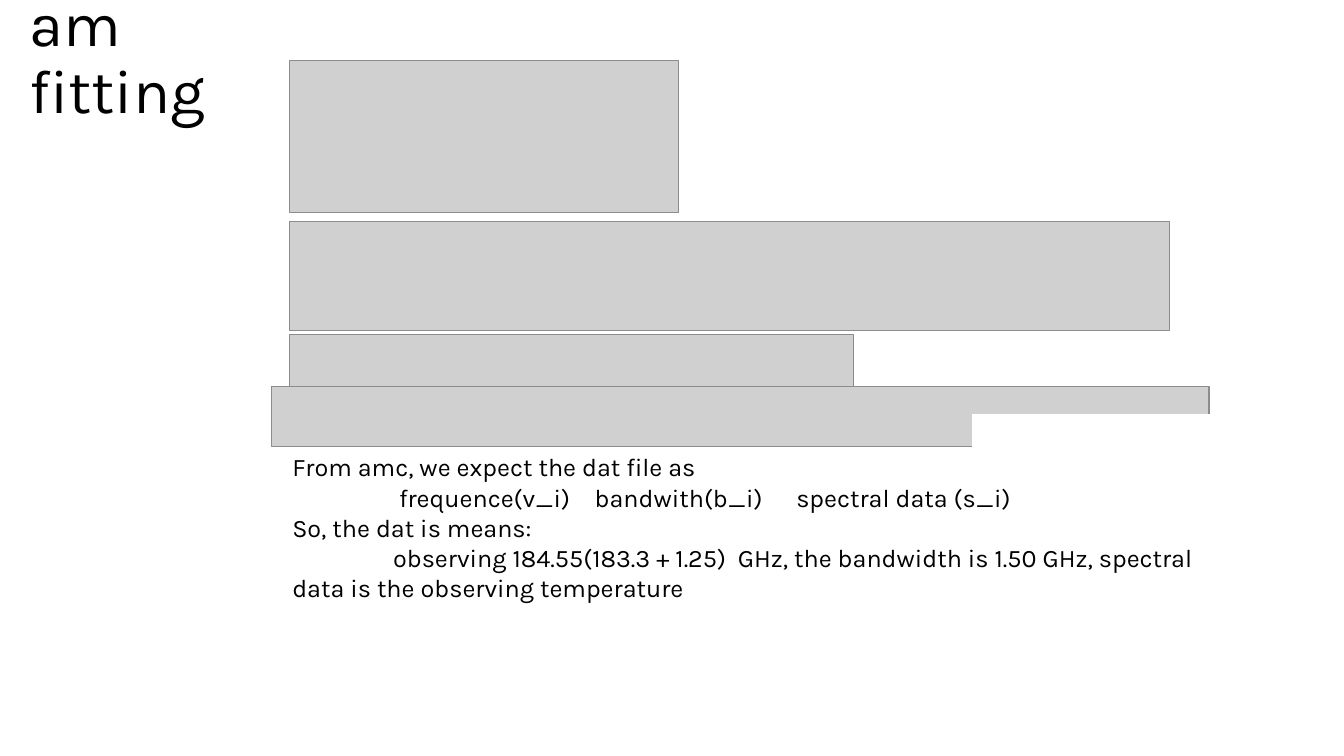
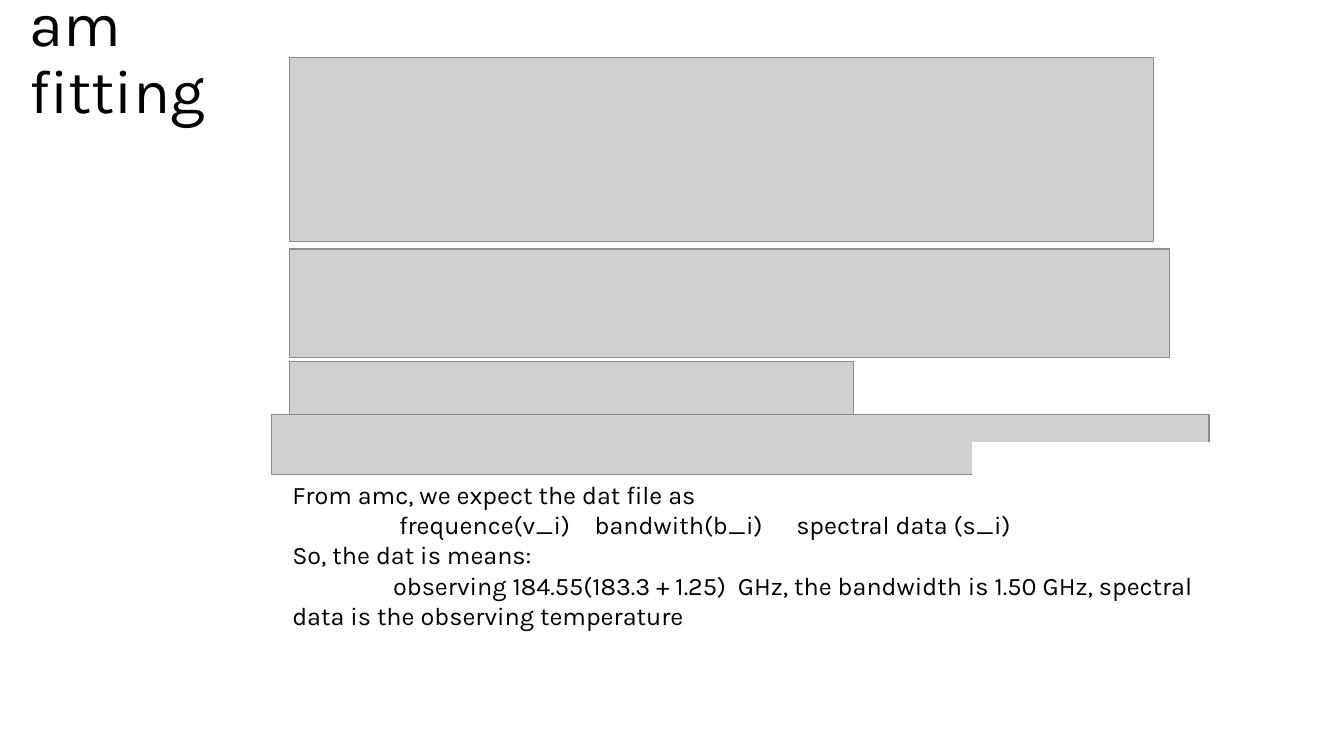
Before and after one commit to ReChen33/252Sum, a slide deck: slide 8 of Docs/meeting notes/0807.pptx (slide 5 before the commit). Drawn at 1344x756 pixels with LibreOffice and Linux fonts; fonts in the diff are those of the drawing; grey boxes stand for pictures. Boxes give left, top, right and bottom in pixels: in the first picture for what was removed or moved away, otherwise in the second. Text is boxed around its words. In the diff, an @@ line names an element or a change of style, - is before the commit and + after.

```diff
--- a/Docs/meeting notes/0807.pptx
+++ b/Docs/meeting notes/0807.pptx
@@ picture added at (x1=290, y1=57, x2=1154, y2=241) @@
@@ picture removed at (x1=290, y1=60, x2=680, y2=213) @@
@@ 3 pictures moved together from (x1=272, y1=222, x2=1210, y2=447) to (x1=272, y1=249, x2=1210, y2=474) @@
@@ rectangle moved from (x1=973, y1=415, x2=1209, y2=447) to (x1=973, y1=443, x2=1209, y2=474) @@
@@ text "From amc, we expect the ..." moved from (x1=292, y1=458, x2=1192, y2=604) to (x1=292, y1=486, x2=1192, y2=631) @@
```
Also in this commit, not shown: 3 other slides changed, 7 slides added, 4 slides removed, 17 other files.
